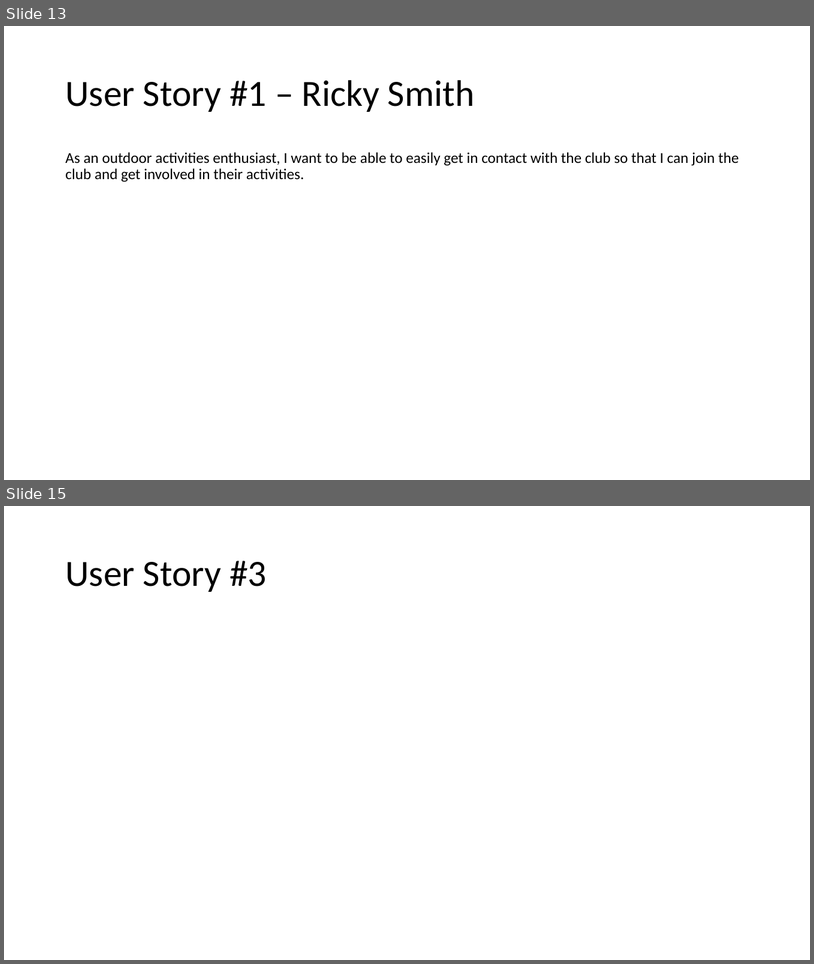
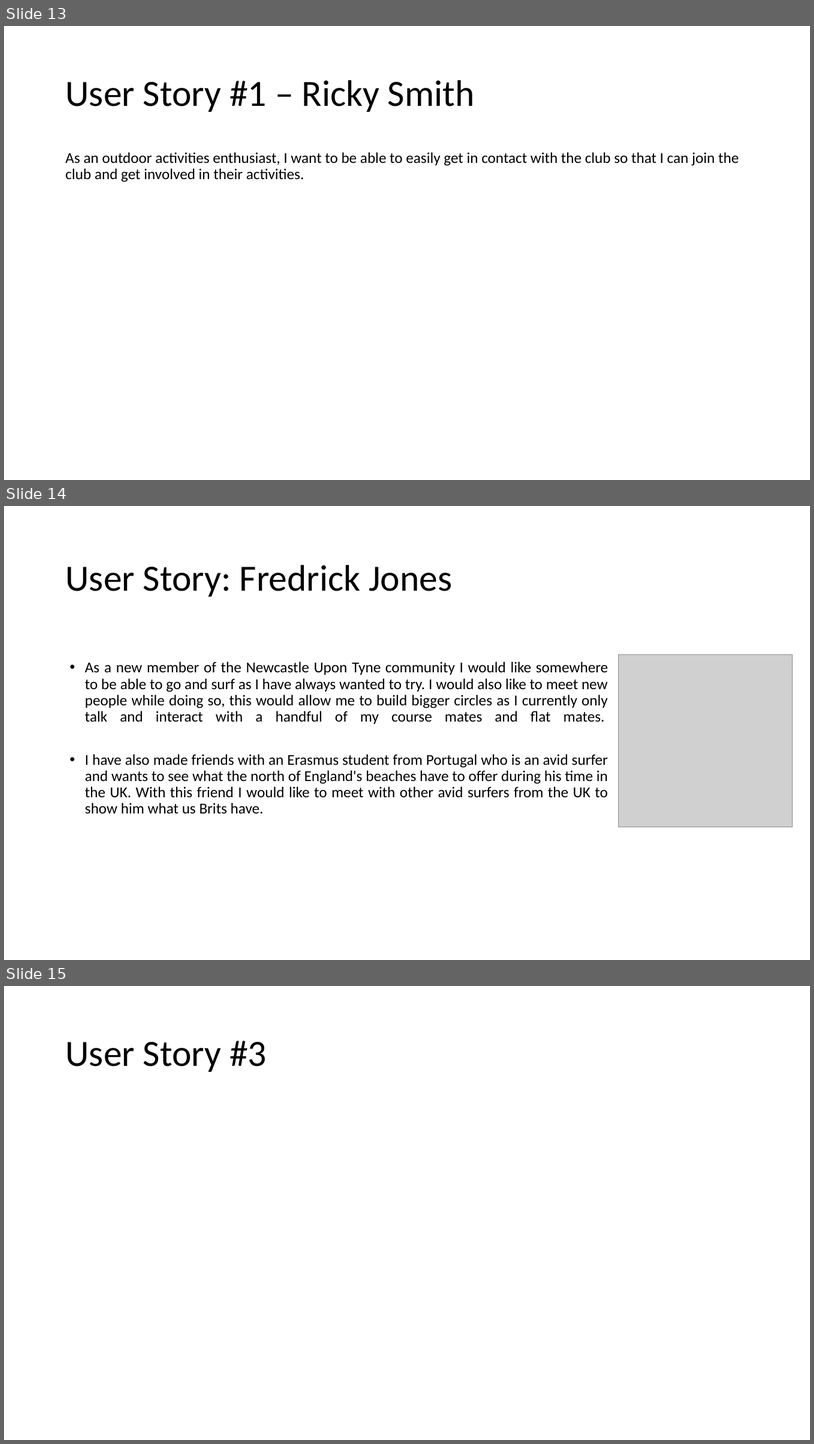
Before and after one commit to benkelly2/KV6002, a slide deck: KV6002_21 TOR Presentation.pptx. Shown one above the other, each under a label of ours: slides 13 and 15 before the commit, slides 13, 14 and 15 after it; the slides between them are not shown. The pictures are 814x964 and 814x1444 pixels, drawn with LibreOffice and Linux fonts; fonts in the diff are those of the drawing; grey boxes stand for pictures. Boxes give left, top, right and bottom in pixels: in the first picture for what was removed or moved away, otherwise in the second. Text is boxed around its words. In the diff, an @@ line names an element or a change of style, - is before the commit and + after.

```diff
--- a/KV6002_21 TOR Presentation.pptx
+++ b/KV6002_21 TOR Presentation.pptx
@@ slide 14 added at [4,506,810,960], background #FFFFFF @@
@@ title added at [65,565,452,597], 44 pt, text #000000 @@
+User Story: Fredrick Jones
@@ text added at [85,661,608,814], 18 pt, text #000000 @@
+• As a new member of the Newcastle Upon Tyne community I would like somewhere to be able to go and surf as I have always wanted to try. I would also like to meet new people while doing so, this would allow me to build bigger circles as I currently only talk and interact with a handful of my course mates and flat mates.
+• I have also made friends with an Erasmus student from Portugal who is an avid surfer and wants to see what the north of England's beaches have to offer during his time in the UK. With this friend I would like to meet with other avid surfers from the UK to show him what us Brits have.
@@ picture added at [618,654,792,827] @@
```
Also in this commit, not shown: 1 slide changed, 1 slide removed.
